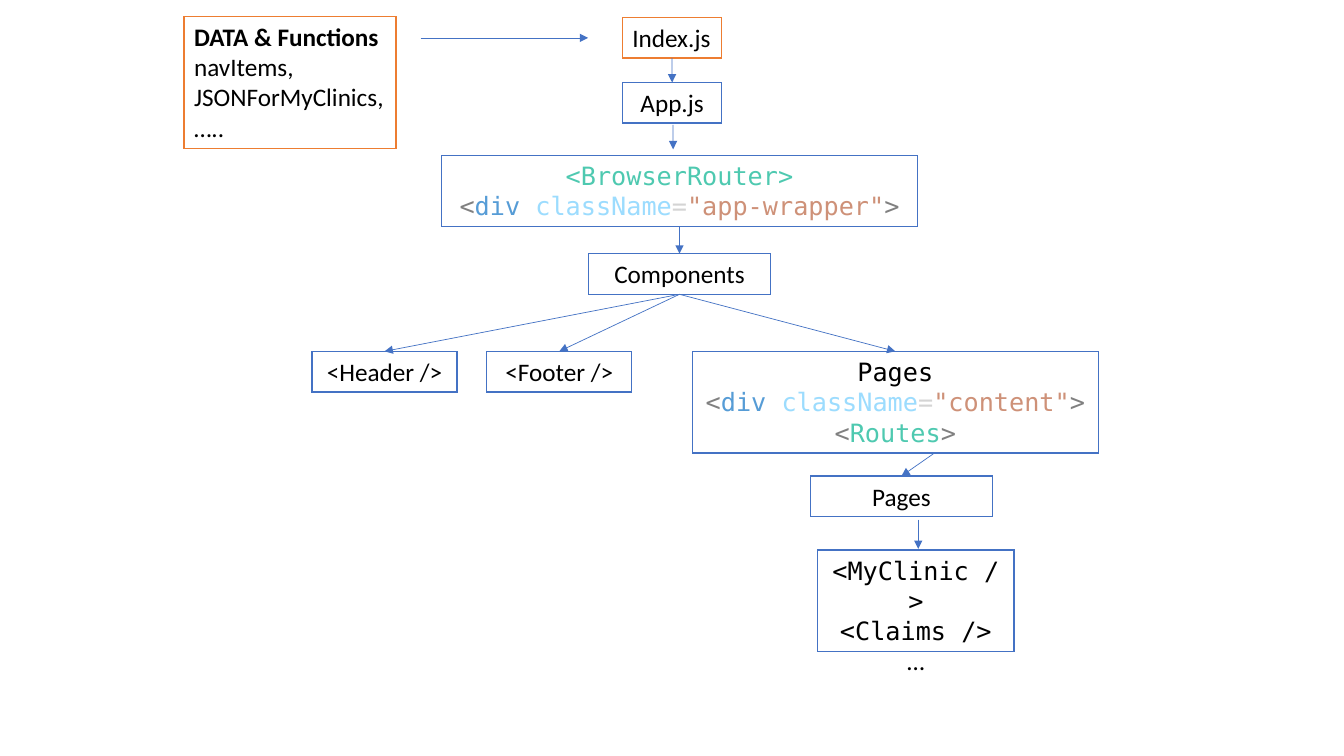
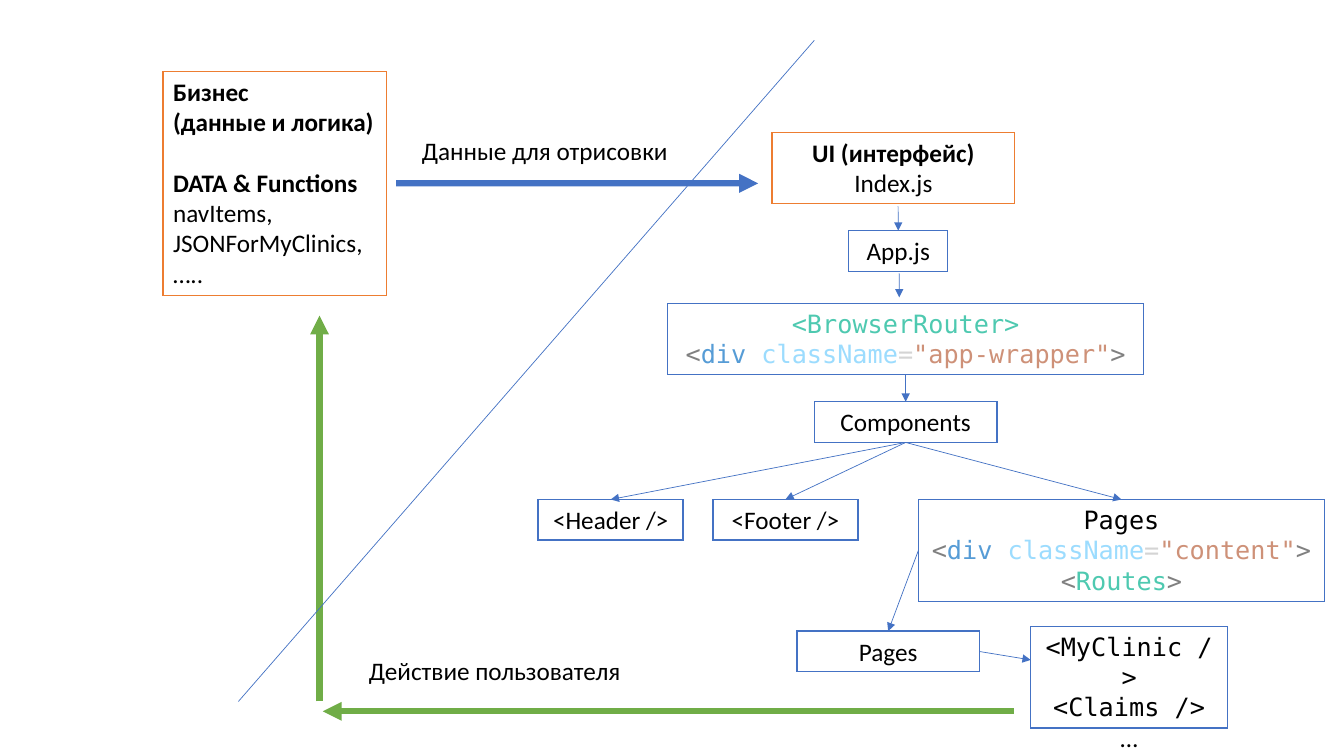
Before and after one commit to DocInfoAM/frontend, a slide deck: slide 1 of clinics-app/Schema.pptx. Drawn at 1344x756 pixels with LibreOffice and Linux fonts; fonts in the diff are those of the drawing. Boxes give left, top, right and bottom in pixels: in the first picture for what was removed or moved away, otherwise in the second. Text is boxed around its words. In the diff, an @@ line names an element or a change of style, - is before the commit and + after.

```diff
--- a/clinics-app/Schema.pptx
+++ b/clinics-app/Schema.pptx
@@ line added from (239, 702) to (815, 40), #4472C4 0.5 pt @@
@@ rectangle "Бизнес": place and size @@
-rectangle "Бизнес" at [185,16,396,148]
+rectangle "Бизнес" at [163,72,386,295]
@@ text in rectangle at [173,84,373,135]: paragraphs added @@
+Бизнес
+(данные и логика)
@@ text added at [422,143,668,164], 18 pt, text #000000 @@
+Данные для отрисовки
@@ rectangle "UI (интерфейс)": place and size @@
-rectangle "UI (интерфейс)" at [623,17,722,57]
+rectangle "UI (интерфейс)" at [772,132,1015,204]
@@ text in rectangle at [812,143,975,166]: paragraph added @@
+UI (интерфейс)
@@ text in rectangle at [854,174,932,197]: alignment left to centre @@
@@ arrow moved from (420, 38) - (589, 38) to (396, 184) - (758, 184) @@
@@ arrow (396, 184) - (758, 184): stroke #4472C4 0.5 pt to #4472C4 4.5 pt @@
@@ arrow added from (320, 702) to (320, 316), #70AD47 4.5 pt @@
@@ 6 rectangles, 6 arrows: place and size @@
-6 rectangles, 6 arrows at [313,58,1099,454]
+6 rectangles, 6 arrows at [538,207,1325,602]
@@ arrow moved from (935, 454) - (901, 476) to (919, 551) - (888, 631) @@
@@ rectangle "<MyClinic />": place and size @@
-rectangle "<MyClinic />" at [818,551,1014,652]
+rectangle "<MyClinic />" at [1031,626,1228,728]
@@ rectangle "Pages": place and size @@
-rectangle "Pages" at [811,476,993,516]
+rectangle "Pages" at [798,631,980,671]
@@ arrow moved from (919, 520) - (919, 549) to (980, 651) - (1031, 660) @@
@@ text added at [369,663,620,684], 18 pt, text #000000 @@
+Действие пользователя
@@ arrow added from (1014, 712) to (323, 712), #70AD47 4.5 pt @@
```
Also in this commit, not shown: 1 other file.
